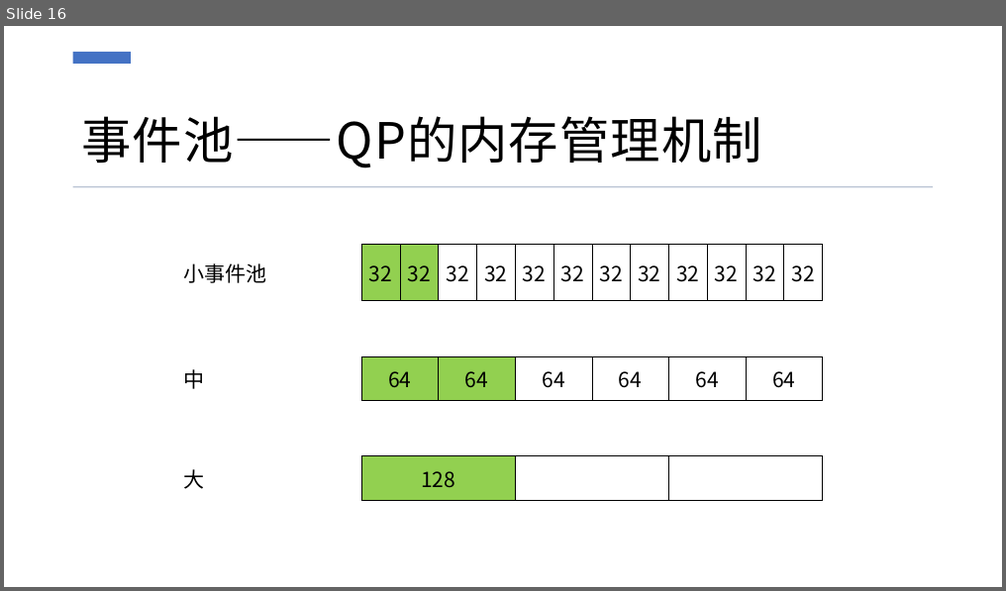
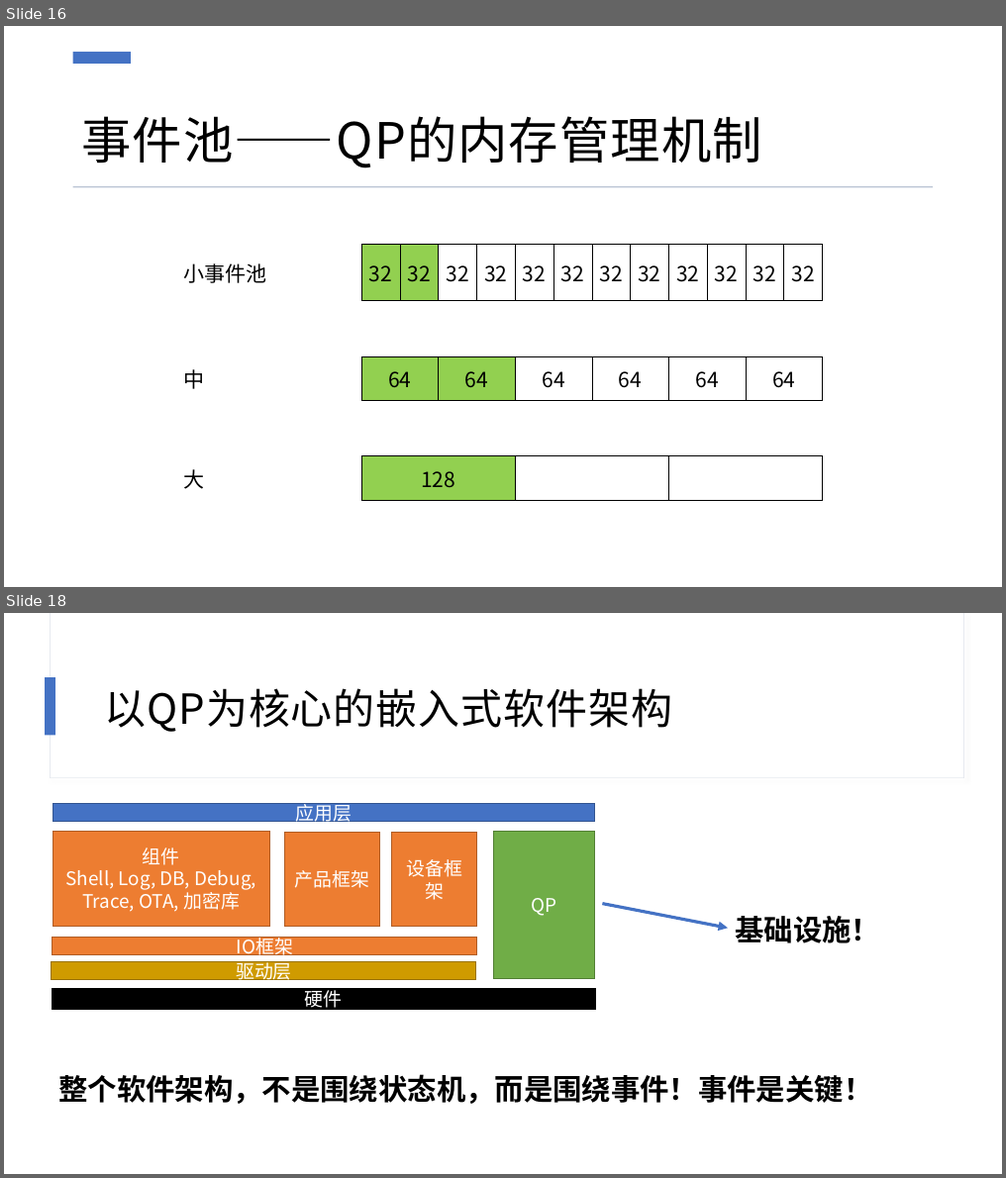
Before and after one commit to dreamdongbei/qpc-study, a slide deck: 资料/PPT.pptx. Shown one above the other, each under a label of ours: slide 16 before the commit, slides 16 and 18 after it; the slides between them are not shown. The pictures are 1006x591 and 1006x1178 pixels, drawn with LibreOffice and Linux fonts; fonts in the diff are those of the drawing. Boxes give left, top, right and bottom in pixels: in the first picture for what was removed or moved away, otherwise in the second. Text is boxed around its words. In the diff, an @@ line names an element or a change of style, - is before the commit and + after.

```diff
--- a/资料/PPT.pptx
+++ b/资料/PPT.pptx
@@ slide 18 added at (4, 613, 1002, 1174), background #FFFFFF; not listed: 2 template elements that a slide beside it also shows @@
@@ rectangle added at (46, 677, 55, 735), fill #4472C4 @@
@@ title added at (104, 688, 672, 732), 40 pt, text #000000 @@
+以QP为核心的嵌入式软件架构
@@ group added at (52, 804, 595, 1010): 8 rectangles @@
+QP
+应用层
+驱动层
+硬件
+IO框架
+组件
+Shell, Log, DB, Debug, Trace, OTA, 加密库
+设备框架
+产品框架
@@ arrow added from (602, 903) to (728, 928), #4472C4 3 pt @@
@@ text added at (735, 916, 880, 944), 28 pt, text #000000, bold @@
+基础设施！
@@ text added at (58, 1074, 872, 1104), 28 pt, text #000000, bold @@
+整个软件架构，不是围绕状态机，而是围绕事件！事件是关键！
```
Also in this commit, not shown: 2 other slides added, 1 slide removed, 31 other files.
